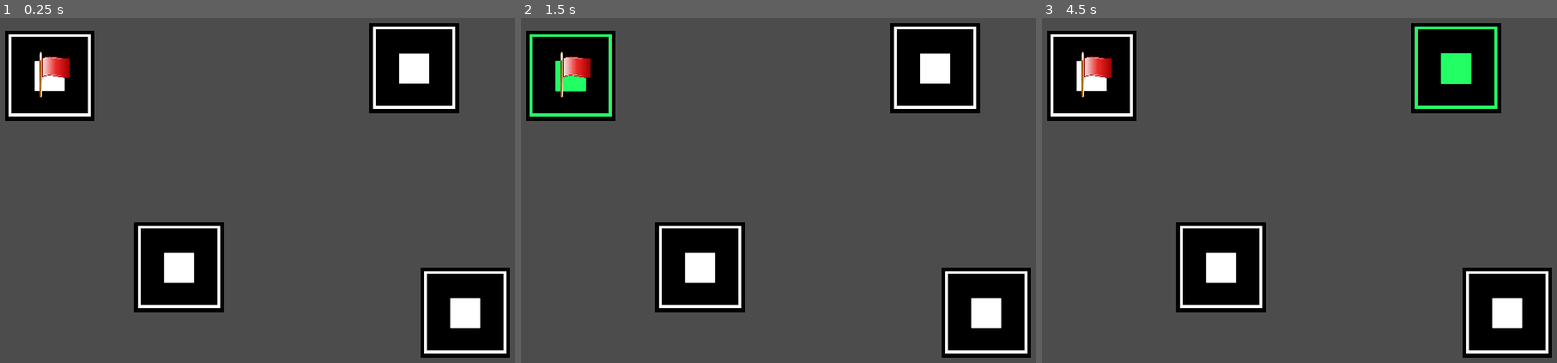
Above: before the commit, frames 1-3 (left to right).
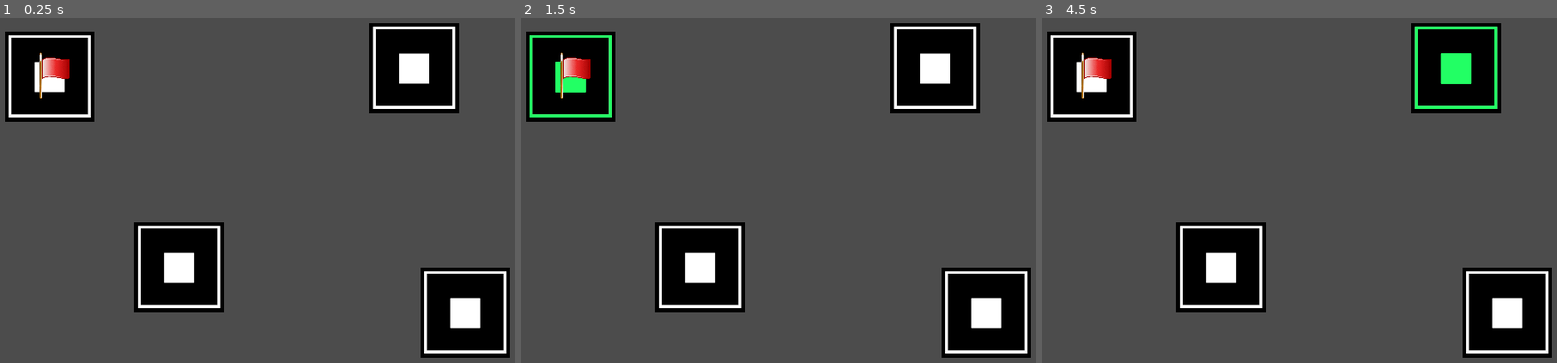
Above: after the commit, the same moments.

Repository: UnderVanCo-Op/Expeditions-Guide
Game: Godot game, scene res://Levels/Tests/Andrey.tscn
Two runs of this game, one before a commit and one after it. Both use one fixed random seed, a clock stepped at 60 frames per second and the inputs below.
Inputs (mouse positions are in pixels of both pictures, inside the frame that each line leads up to):
- Up to frame 1 (0.25 s): no input
- Up to frame 2 (1.5 s): click (572, 76) at 0.52 s; click (572, 76) at 1.27 s
- Up to frame 3 (4.5 s): click (1093, 76) at 2.02 s; tap Enter at 2.75, 4.25 s; move the mouse to (1510, 156) at 2.77 s; tap Space at 3.5 s; move the mouse to (1222, 197) at 3.52 s; move the mouse to (1428, 90) at 4.27 s

The runs differ from the first frame. In frame 1, 0.5% of the frame differs, in the area x 1-19%, y 3-31%; in frame 2, 0.4%; in frame 3, 0.5%.

Commit message:
Resource Save System for paths (RSS) 1/3 done

Diff:
--- a/Game Files/GameManager.gd
+++ b/Game Files/GameManager.gd
@@ -8,8 +8,9 @@
 var StartPosP := Vector2.ZERO		# start position for the same interpolation
 var EndPos := Vector2.ZERO			# end position for same also
 var lastPTool = null				# ref to last points for Tool, for making sosedi, updates from Points
-var ToolModeToggle := false			# toggle instantiating ways on click
+var ToolModeToggle := true			# toggle instantiating ways on click
 var PlayerPoint = null				# ref to Point on which Player is standing
+var SaveMInst : SaveMaster
 
 # ---------- Starting methods ---------------------------------------------------------------------------
 # Called when the node enters the scene tree for the first time.
@@ -54,7 +55,6 @@
 
 
 # ---------- Signals income methods----------------------------------------------------------------------
-
 func s_WayButPressed(_point : StaticBody2D) -> void:
 #	print("GM: signal received from ", _point)
 	if(!isPMoving):
@@ -75,4 +75,20 @@
 		print("GM: Player is already moving, wait!")
 	pass
 
+
+# ---------- Save methods -------------------------------------------------------------------------------
+func SaveGame() -> void:
+
+	var data := {}
+	for p in get_node("../Points").get_children():
+		data[p.name] = p.sosedi
+		pass
+	print("GM: data: ", data)
+
+#	if(SaveMaster.save_exists()):
+#
+#		pass
+	pass
+
+
 # ---------- Other methods ------------------------------------------------------------------------------
--- a/Levels/Tests/Andrey.tscn
+++ b/Levels/Tests/Andrey.tscn
@@ -17,7 +17,7 @@
 [node name="Points" type="Node2D" parent="."]
 
 [node name="Start" parent="Points" instance=ExtResource( 1 )]
-position = Vector2( 209, 258 )
+position = Vector2( 209, 261 )
 
 [node name="Point3" parent="Points" instance=ExtResource( 1 )]
 position = Vector2( 1228, 237 )
--- a/Objects/Point/Point.gd
+++ b/Objects/Point/Point.gd
@@ -30,10 +30,11 @@
 			get_node("../../GameManager").lastPTool = self				# update last point in GM
 
 			pass
+
 		else:				# end (there was start)
 			var lP = get_node("../../GameManager").lastPTool	# get start in variable
-#			lP.sosedi.append(self)		# append self to start sosedi's
-#			sosedi.append(lP)			# append start to self sosedi's
+			lP.sosedi.append(name)		# append self to start sosedi's
+			sosedi.append(lP.name)			# append start to self sosedi's
 			newWay = lP.newWay			# get ref to the same line2d
 			var arr : PoolVector2Array = newWay.points	# trick, again, to make this all work
 			arr.append(self.position)	# add end point pos
@@ -46,6 +47,8 @@
 			var packed_scene = PackedScene.new()
 			packed_scene.pack(get_tree().get_current_scene())
 			ResourceSaver.save(get_tree().current_scene.filename, packed_scene)
+
+			get_node("../../GameManager").SaveGame()
 			pass
 	else:
 		emit_signal("WayButPressed", self)
--- /dev/null
+++ b/SaveMaster.gd
@@ -0,0 +1,41 @@
+extends Reference
+class_name SaveMaster
+
+const PathsPath = "res://Paths.json"
+
+var version := 1
+var PathsFile := File.new()
+
+
+func DoesSaveExists() -> bool:
+	return PathsFile.file_exists(PathsPath)
+
+
+func Save_paths() -> void:
+	var error := PathsFile.open(PathsPath, File.WRITE)
+	if error != OK:
+		printerr("SaveMaster: Could not open the file %s. Aborting load operation. Error code: %s" % [PathsPath, error])
+		return
+
+	var data := {}
+
+
+	pass
+
+
+func Load_paths() -> void:
+
+	var error := PathsFile.open(PathsPath, File.READ)
+	if error != OK:
+		printerr("SaveMaster: Could not open the file %s. Aborting load operation. Error code: %s" % [PathsPath, error])
+		return
+
+	# mb clearing data?
+
+	var text = PathsFile.get_as_text()
+	PathsFile.close()
+
+	var data : Dictionary = JSON.parse(text).result
+	print("SaveMaster: received data: ", data)
+
+	pass
--- a/project.godot
+++ b/project.godot
@@ -7,6 +7,16 @@
 ;   param=value ; assign values to parameters
 
 config_version=4
+
+_global_script_classes=[ {
+"base": "Reference",
+"class": "SaveMaster",
+"language": "GDScript",
+"path": "res://SaveMaster.gd"
+} ]
+_global_script_class_icons={
+"SaveMaster": ""
+}
 
 [application]
 
